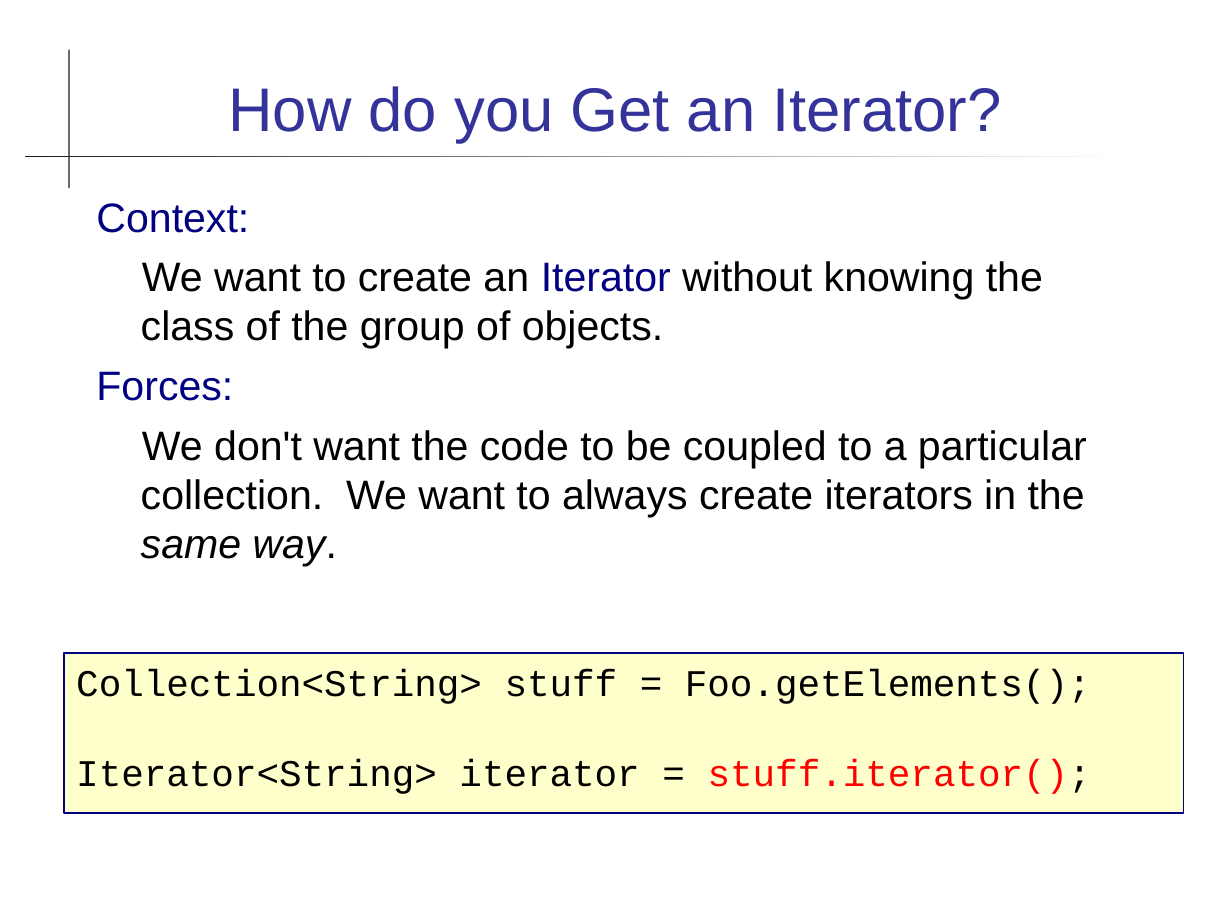
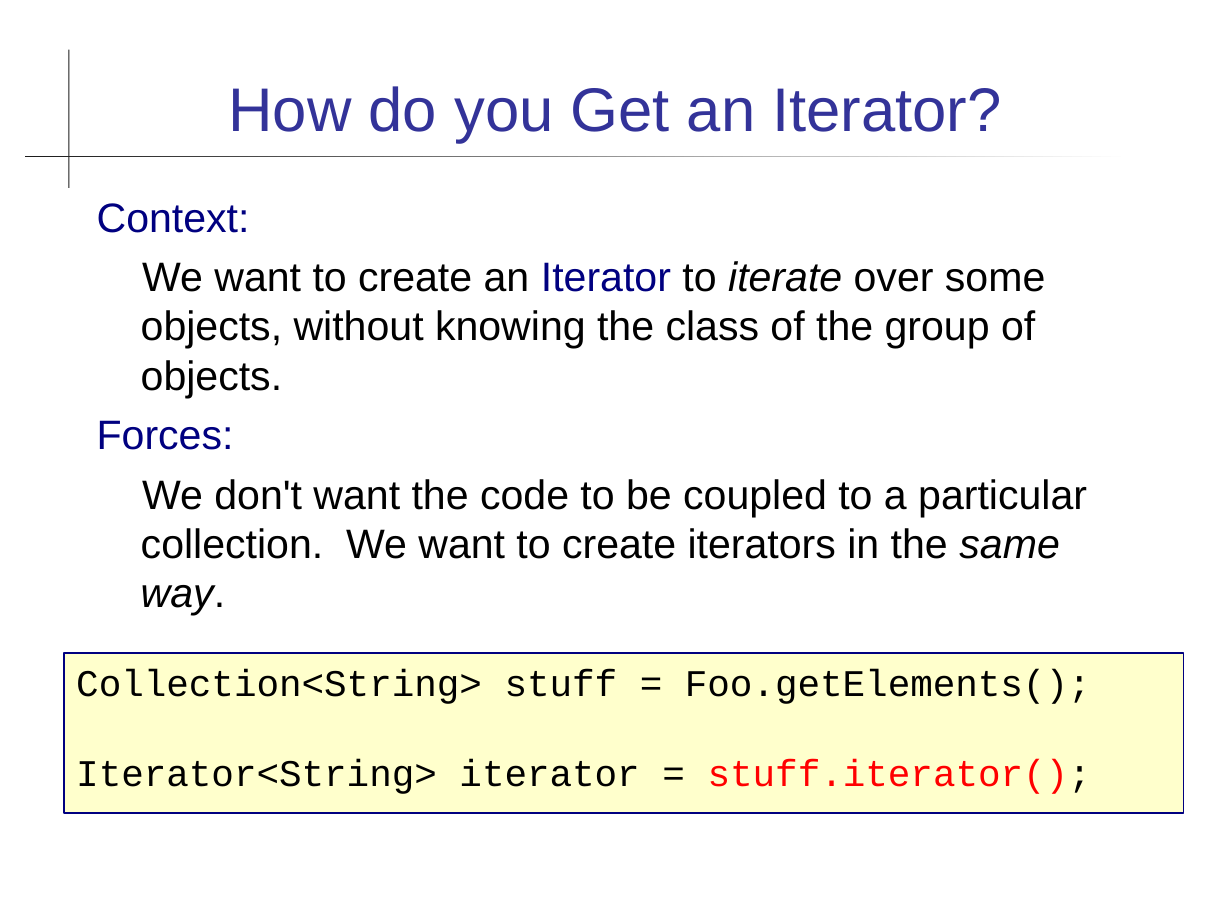
Before and after one commit to skeoop/skeoop.github.io, a slide deck: slide 12 of patterns/Intro-Design-Patterns.ppt (slide 13 before the commit). Drawn at 1232x924 pixels with LibreOffice and Linux fonts; fonts in the diff are those of the drawing. Boxes give left, top, right and bottom in pixels: in the first picture for what was removed or moved away, otherwise in the second. Text is boxed around its words. In the diff, an @@ line names an element or a change of style, - is before the commit and + after.

```diff
--- a/patterns/Intro-Design-Patterns.ppt
+++ b/patterns/Intro-Design-Patterns.ppt
@@ text at (141, 261, 1045, 398): text changed @@
-We want to create an Iterator without knowing the class of the group of objects.
+We want to create an Iterator to iterate over some objects, without knowing the class of the group of objects.
@@ text at (141, 479, 1087, 616): text changed @@
-We don't want the code to be coupled to a particular collection. We want to always create iterators in the same way.
+We don't want the code to be coupled to a particular collection. We want to create iterators in the same way.
```
Also in this commit, not shown: 2 other slides changed, 1 slide removed, 9 other files.
